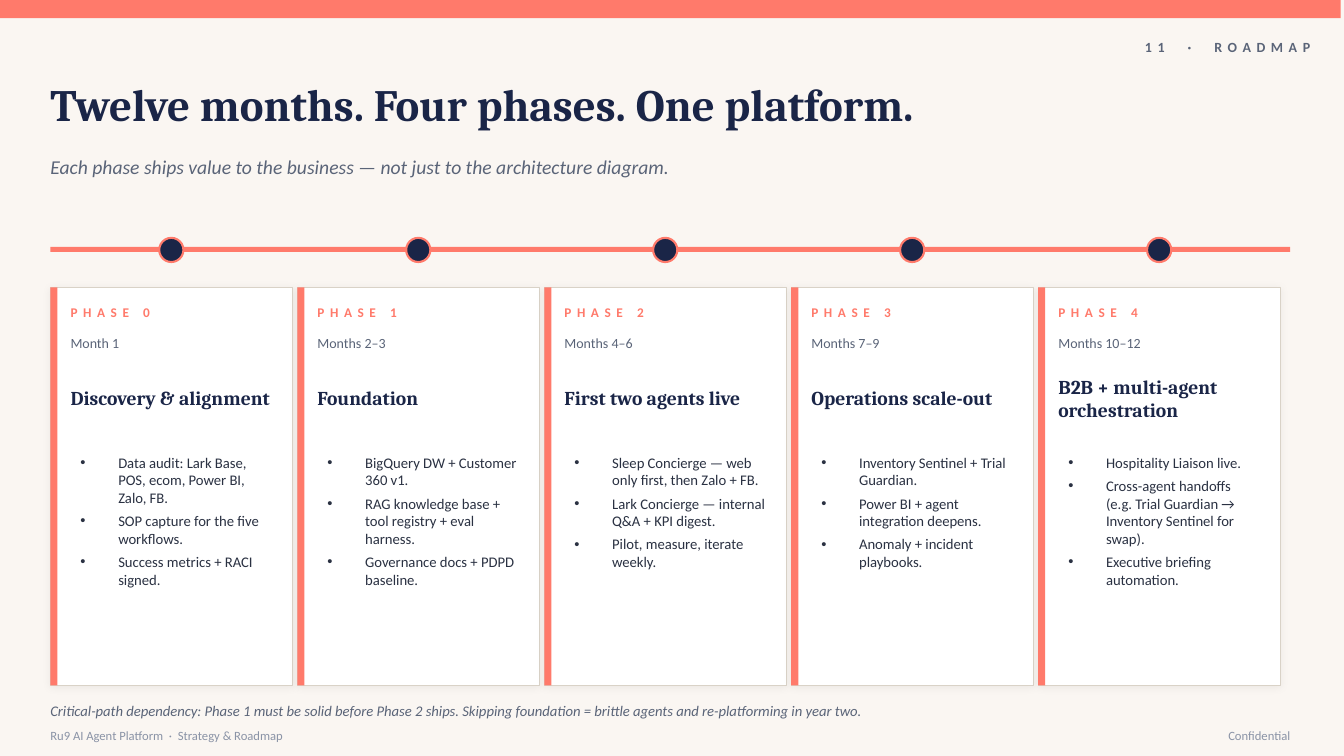
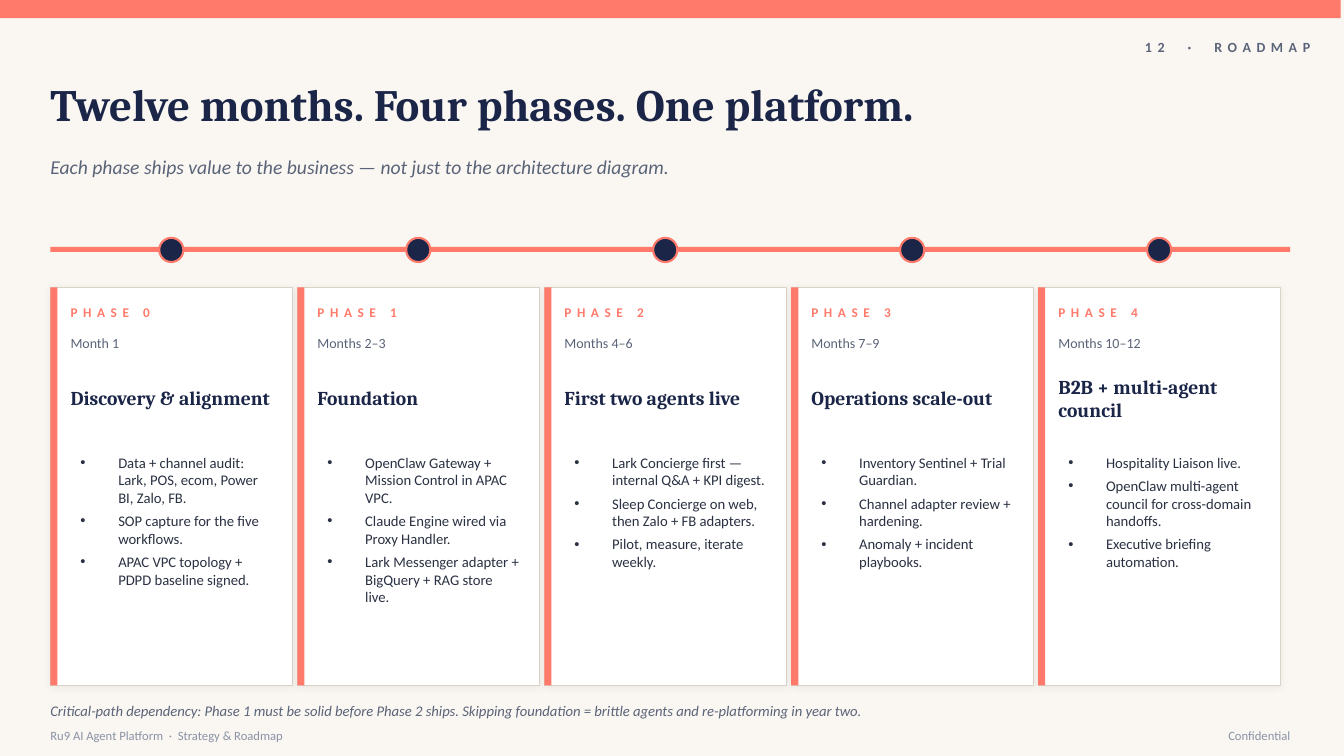
Before and after one commit to kisu-io/ru9-strategy, a slide deck: slide 13 of Ru9_AI_Agent_Strategy.pptx (slide 12 before the commit). Drawn at 1344x756 pixels with LibreOffice and Linux fonts; fonts in the diff are those of the drawing. Boxes give left, top, right and bottom in pixels: in the first picture for what was removed or moved away, otherwise in the second. Text is boxed around its words. In the diff, an @@ line names an element or a change of style, - is before the commit and + after.

Commit message:
Update pptx file

```diff
--- a/Ru9_AI_Agent_Strategy.pptx
+++ b/Ru9_AI_Agent_Strategy.pptx
@@ text at (1145,43,1310,52): text changed @@
-11 · ROADMAP
+12 · ROADMAP
@@ text at (1058,380,1217,417): text changed @@
-B2B + multi-agent orchestration
+B2B + multi-agent council
@@ text at (118,457,259,505): text changed @@
-• Data audit: Lark Base, POS, ecom, Power BI, Zalo, FB.
+• Data + channel audit: Lark, POS, ecom, Power BI, Zalo, FB.
@@ text at (612,458,765,529): text changed @@
-• Sleep Concierge — web only first, then Zalo + FB.
-• Lark Concierge — internal Q&A + KPI digest.
+• Lark Concierge first — internal Q&A + KPI digest.
+• Sleep Concierge on web, then Zalo + FB adapters.
@@ text at (859,498,1000,529): text changed @@
-• Power BI + agent integration deepens.
+• Channel adapter review + hardening.
@@ text at (1106,480,1252,526): text changed @@
-• Cross-agent handoffs (e.g. Trial Guardian → Inventory Sentinel for swap).
+• OpenClaw multi-agent council for cross-domain handoffs.
@@ text at (365,515,508,602): text changed @@
-• BigQuery DW + Customer 360 v1.
-• RAG knowledge base + tool registry + eval harness.
-• Governance docs + PDPD baseline.
+• OpenClaw Gateway + Mission Control in APAC VPC.
+• Claude Engine wired via Proxy Handler.
+• Lark Messenger adapter + BigQuery + RAG store live.
@@ text at (118,557,249,588): text changed @@
-• Success metrics + RACI signed.
+• APAC VPC topology + PDPD baseline signed.
```
Also in this commit, not shown: 5 other slides changed, 1 slide added.
